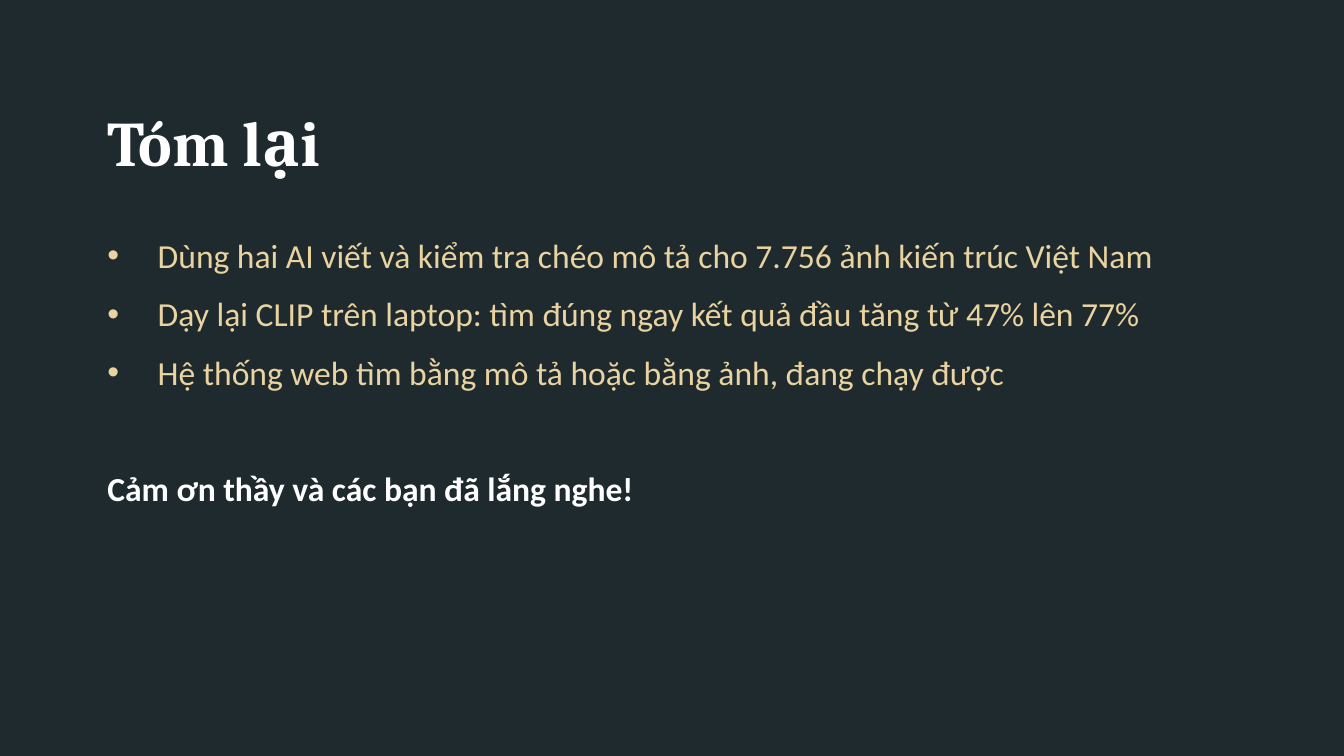
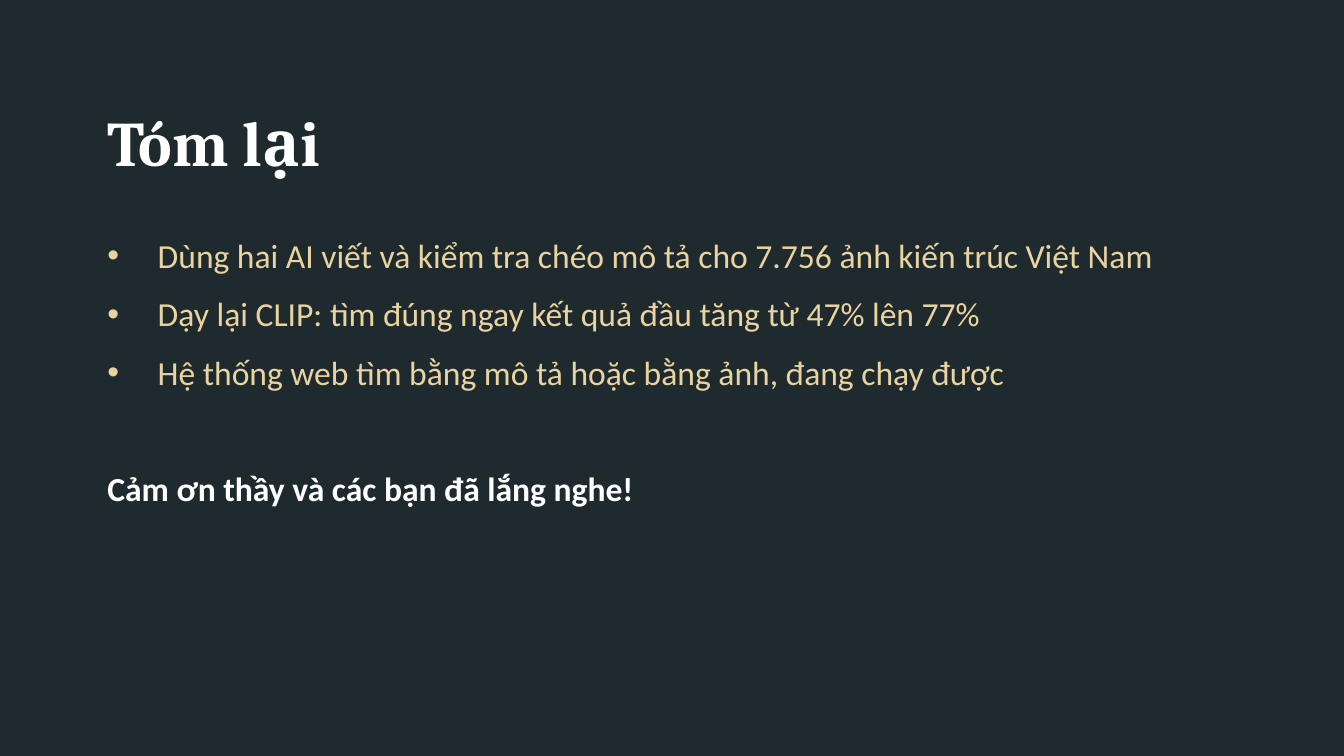
Before and after one commit to DuyLuanVo/KIS-AAI-DM-Master, a slide deck: slide 18 of reports/ThuyetTrinh_KIS_CLIP.pptx (slide 19 before the commit). Drawn at 1344x756 pixels with LibreOffice and Linux fonts; fonts in the diff are those of the drawing. Boxes give left, top, right and bottom in pixels: in the first picture for what was removed or moved away, otherwise in the second. Text is boxed around its words. In the diff, an @@ line names an element or a change of style, - is before the commit and + after.

Commit message:
refactor: drop semantic caption branch, search by keyword + CLIP
- Text search now fuses two branches with RRF: BM25 over captions and
  CLIP text->image. Remove the sentence-transformer caption embedder,
  the "caption" vector, mode "semantic" and TEXT_MODEL.
- Existing collections that still hold a "caption" vector keep working.
- Frontend: remove the semantic option and badge, show CLIP score.
- Docs, paper and slides updated to the two-branch design; slides
  reworked (system flow, data cleaning, cross-check, data split).

```diff
--- a/reports/ThuyetTrinh_KIS_CLIP.pptx
+++ b/reports/ThuyetTrinh_KIS_CLIP.pptx
@@ text at [158, 300, 980, 332]: text changed @@
-• Dạy lại CLIP trên laptop: tìm đúng ngay kết quả đầu tăng từ 47% lên 77%
+• Dạy lại CLIP: tìm đúng ngay kết quả đầu tăng từ 47% lên 77%
```
Also in this commit, not shown: 7 other slides changed, 1 slide added, 2 slides removed, 16 other files.
